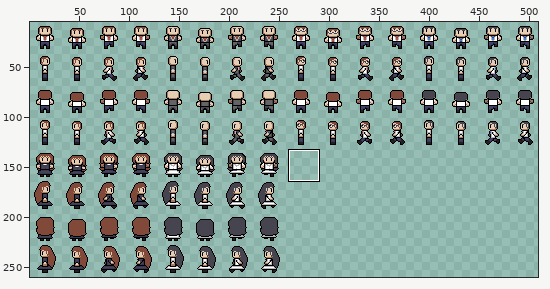
Two versions of one sprite sheet, Assets/Textures/CharacterSpritesheet.png. The picture above shows the old version from afar; the outline marks the close-up.
Close-up. Before the commit:
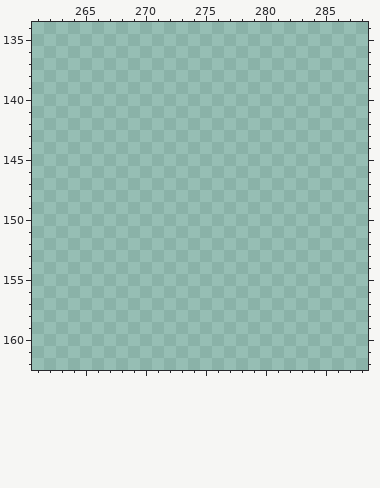
The file is 512x512 pixels. Shown: x 261..288, y 134..162. The wide view leaves out empty margins.
And afterwards:
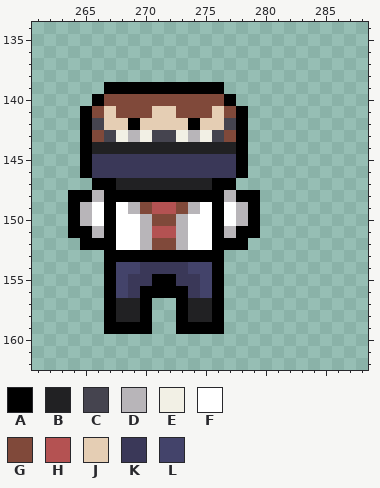
Palette (. is transparent): A #000000  B #212123  C #45444f  D #b8b5b9  E #f2f0e5  F #ffffff  G #80493a  H #b45252  J #e5ceb4  K #3a3858  L #43436a
What changed:
There is now colour A in row 139 at x 267 to 276; in row 140 at x 266 and 277; in row 141 at x 265 and 278; in row 142 at x 265, 269, 274 and 278; in rows 143 to 146 at x 265 and 278; in row 147 at x 266 to 267 and 276 to 277.
There is now colour A in row 148 at x 264 to 265, 267 to 276 and 278 to 279; in rows 149 to 150 at x 264, 267, 276 and 279; in row 151 at x 264 to 265, 267, 276 and 278 to 279; in row 152 at x 265 to 267 and 276 to 278; in row 153 at x 267 to 276; in row 154 at x 267 and 276.
There is now colour A in row 155 at x 267, 271 to 272 and 276; in row 156 at x 267, 270 to 273 and 276; in rows 157 to 158 at x 267, 270, 273 and 276; in row 159 at x 267 to 270 and 273 to 276.
There is now colour B in row 144 at x 266 to 277; in row 147 at x 268 to 275; in rows 157 to 158 at x 268 to 269 and 274 to 275.
There is now colour C in row 142 at x 266 and 277; in row 143 at x 267, 271 to 272 and 276.
There is now colour D in row 143 at x 269 and 274; in row 148 at x 266 and 277; in row 149 at x 265, 269, 274 and 278; in row 150 at x 265, 270, 273 and 278; in row 151 at x 266, 270, 273 and 277; in row 152 at x 270 and 273.
There is now colour E in row 143 at x 268, 270, 273 and 275.
There is now colour F in row 149 at x 266, 268, 275 and 277; in row 150 at x 266, 268 to 269, 274 to 275 and 277; in rows 151 to 152 at x 268 to 269 and 274 to 275.
There is now colour G in row 140 at x 267 to 276; in row 141 at x 266, 268 to 270, 273 to 275 and 277; in row 143 at x 266 and 277; in row 149 at x 270 and 273; in row 150 at x 271 to 272; in row 152 at x 271 to 272.
There is now colour H in row 149 at x 271 to 272; in row 151 at x 271 to 272.
There is now colour J in row 141 at x 267, 271 to 272 and 276; in row 142 at x 267 to 268, 270 to 273 and 275 to 276.
There is now colour K in rows 145 to 146 at x 266 to 277; in row 154 at x 270 to 273; in row 155 at x 269 to 270 and 273 to 274; in row 156 at x 269 and 274.
There is now colour L in row 154 at x 268 to 269 and 274 to 275; in rows 155 to 156 at x 268 and 275.
Boxes around the changes in both close-ups, in picture pixels (x1, y1, x2, y2):
added: (68, 82, 260, 334)
